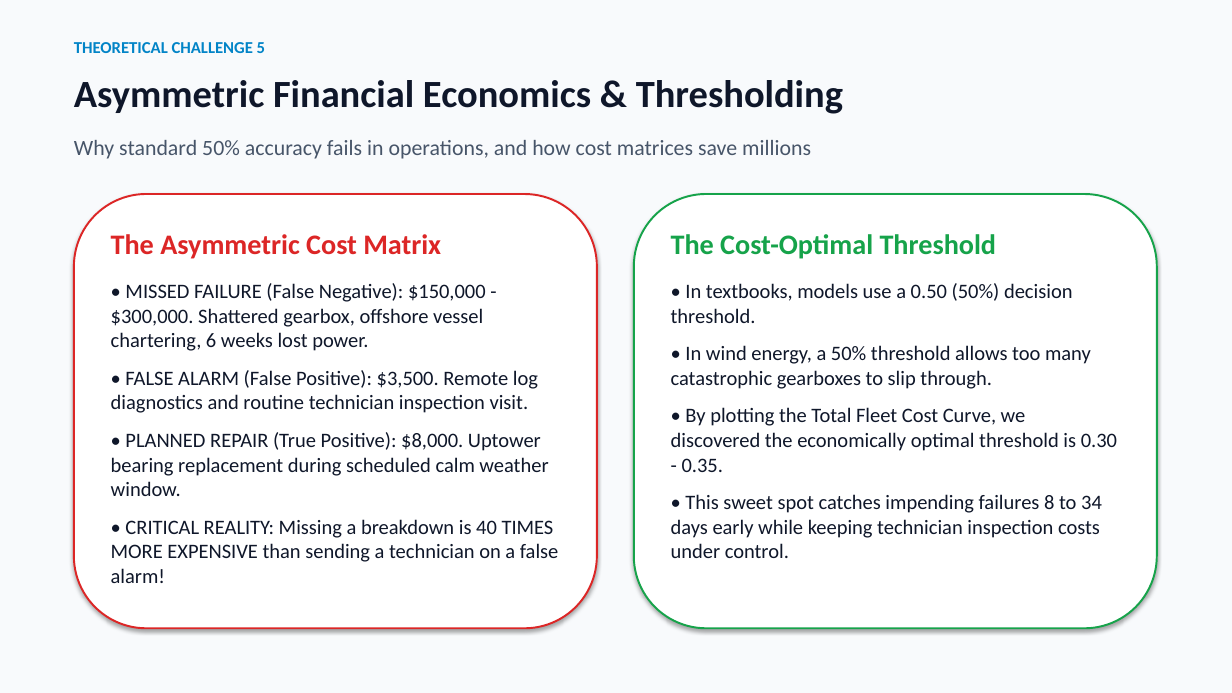
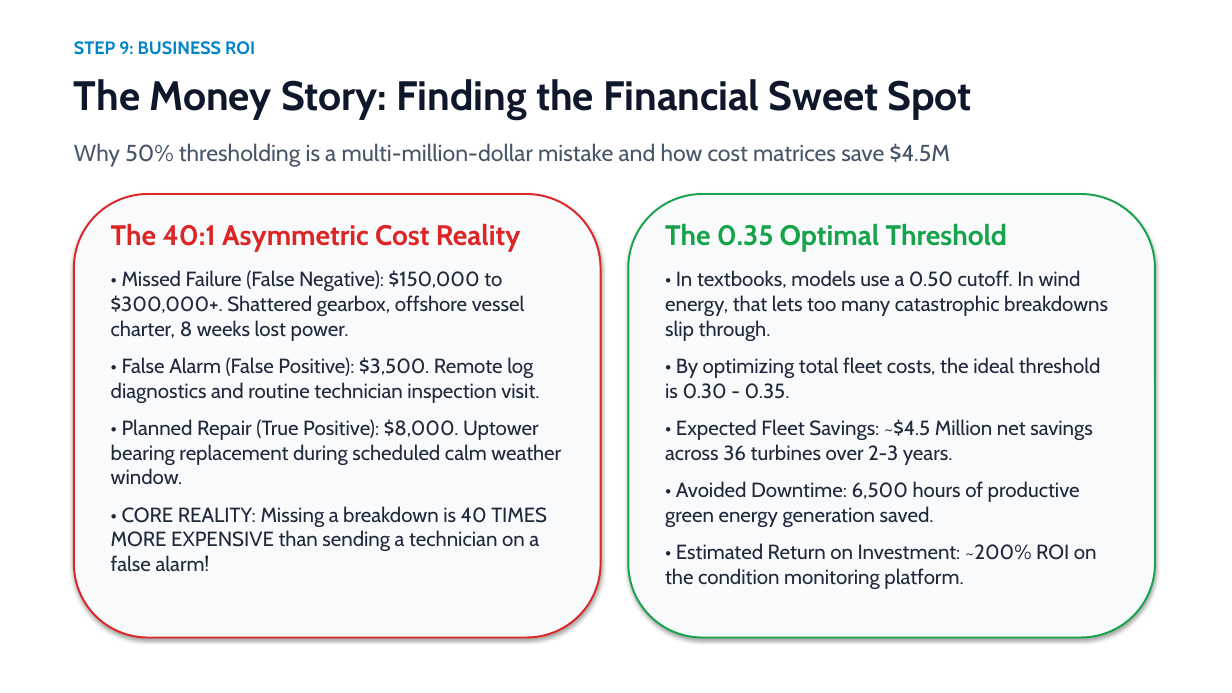
Before and after one commit to RohithBheemini/IDS-Windmill-Project, a slide deck: slide 10 of presentation_wind_turbine_ids.pptx (slide 11 before the commit). Drawn at 1232x693 pixels with LibreOffice and Linux fonts; fonts in the diff are those of the drawing. Boxes give left, top, right and bottom in pixels: in the first picture for what was removed or moved away, otherwise in the second. Text is boxed around its words. In the diff, an @@ line names an element or a change of style, - is before the commit and + after.

Commit message:
Clean up repository, consolidate master runner (main.R), update technical documentation (Rmd/HTML), and refresh presentation with high-contrast bright theme

```diff
--- a/presentation_wind_turbine_ids.pptx
+++ b/presentation_wind_turbine_ids.pptx
@@ rectangle at [0, 0, 1232, 693]: fill #F8FAFC to #FFFFFF @@
@@ text removed at [74, 42, 265, 53] @@
-THEORETICAL CHALLENGE 5
@@ text added at [74, 41, 255, 55], 14 pt, text #0284C7, bold @@
+STEP 9: BUSINESS ROI
@@ text at [74, 79, 972, 120]: text changed; size 30 to 32 pt; font Calibri to Cabin @@
-Asymmetric Financial Economics & Thresholding
+The Money Story: Finding the Financial Sweet Spot
@@ text at [74, 143, 950, 167]: text changed; size 17 to 18 pt; font Calibri to Cabin @@
-Why standard 50% accuracy fails in operations, and how cost matrices save millions
+Why 50% thresholding is a multi-million-dollar mistake and how cost matrices save $4.5M
@@ rounded rectangle: place and size @@
-rounded rectangle at [74, 194, 597, 628]
+rounded rectangle at [74, 194, 601, 638]
@@ rounded rectangle at [74, 194, 601, 638]: fill #FFFFFF to #F8FAFC @@
@@ rounded rectangle at [628, 194, 1155, 638]: fill #FFFFFF to #F8FAFC @@
@@ rounded rectangle: place and size @@
-rounded rectangle at [634, 194, 1157, 628]
+rounded rectangle at [628, 194, 1155, 638]
@@ text at [111, 224, 561, 571]: text changed; font Calibri to Cabin; text colour #0F172A to #1E293B @@
-The Asymmetric Cost Matrix
-• MISSED FAILURE (False Negative): $150,000 - $300,000. Shattered gearbox, offshore vessel chartering, 6 weeks lost power.
-• FALSE ALARM (False Positive): $3,500. Remote log diagnostics and routine technician inspection visit.
-• PLANNED REPAIR (True Positive): $8,000. Uptower bearing replacement during scheduled calm weather window.
-• CRITICAL REALITY: Missing a breakdown is 40 TIMES MORE EXPENSIVE than sending a technician on a false alarm!
+The 40:1 Asymmetric Cost Reality
+• Missed Failure (False Negative): $150,000 to $300,000+. Shattered gearbox, offshore vessel charter, 8 weeks lost power.
+• False Alarm (False Positive): $3,500. Remote log diagnostics and routine technician inspection visit.
+• Planned Repair (True Positive): $8,000. Uptower bearing replacement during scheduled calm weather window.
+• CORE REALITY: Missing a breakdown is 40 TIMES MORE EXPENSIVE than sending a technician on a false alarm!
@@ text at [665, 224, 1108, 589]: text changed; font Calibri to Cabin; text colour #0F172A to #1E293B @@
-The Cost-Optimal Threshold
-• In textbooks, models use a 0.50 (50%) decision threshold.
-• In wind energy, a 50% threshold allows too many catastrophic gearboxes to slip through.
-• By plotting the Total Fleet Cost Curve, we discovered the economically optimal threshold is 0.30 - 0.35.
-• This sweet spot catches impending failures 8 to 34 days early while keeping technician inspection costs under control.
+The 0.35 Optimal Threshold
+• In textbooks, models use a 0.50 cutoff. In wind energy, that lets too many catastrophic breakdowns slip through.
+• By optimizing total fleet costs, the ideal threshold is 0.30 - 0.35.
+• Expected Fleet Savings: ~$4.5 Million net savings across 36 turbines over 2-3 years.
+• Avoided Downtime: 6,500 hours of productive green energy generation saved.
+• Estimated Return on Investment: ~200% ROI on the condition monitoring platform.
```
Also in this commit, not shown: 5 other slides changed, 6 slides added, 7 slides removed, 17 other files.
